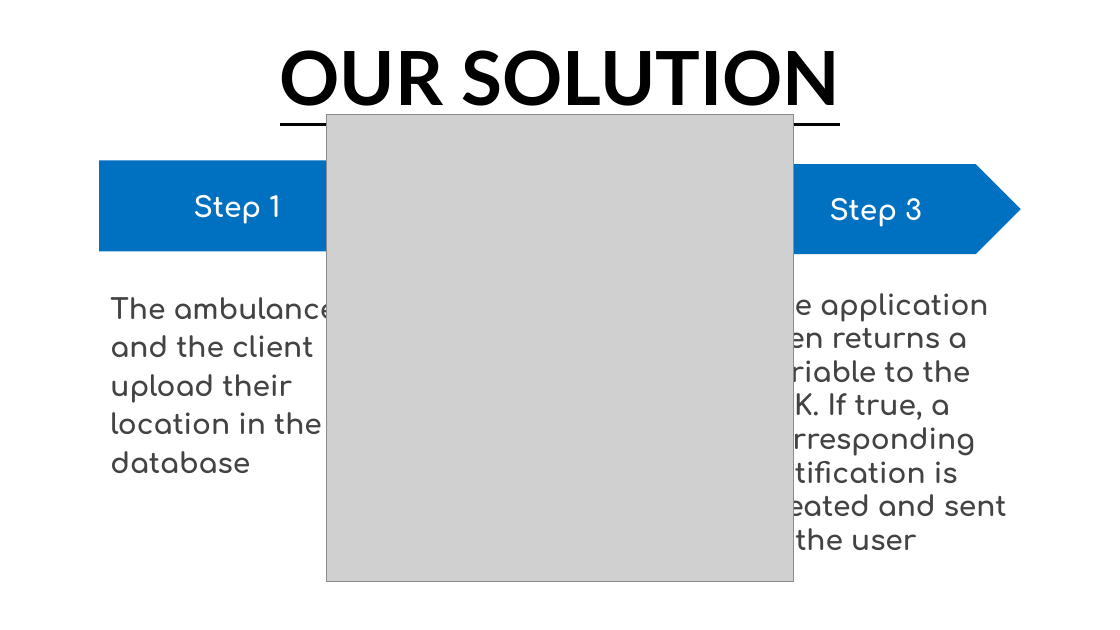
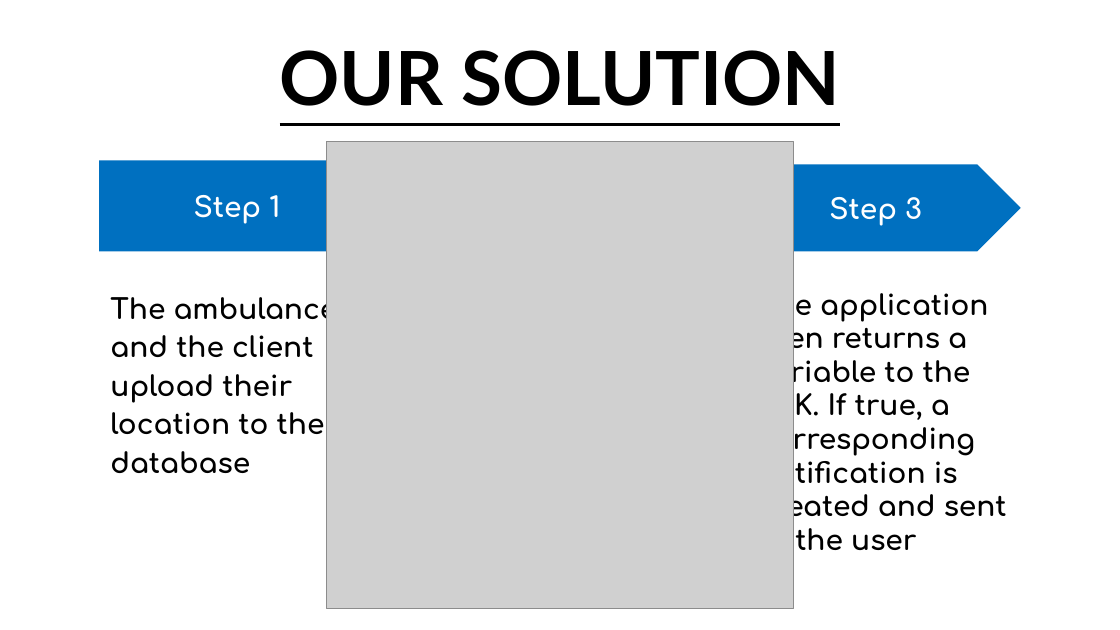
Before and after one commit to rajatagarwal457/Cisco-talent-outreach, a slide deck: slide 2 of Status report.pptx (slide 5 before the commit). Drawn at 1120x630 pixels with LibreOffice and Linux fonts; fonts in the diff are those of the drawing; grey boxes stand for pictures. Boxes give left, top, right and bottom in pixels: in the first picture for what was removed or moved away, otherwise in the second. Text is boxed around its words. In the diff, an @@ line names an element or a change of style, - is before the commit and + after.

Commit message:
added final PPT

```diff
--- a/Status report.pptx
+++ b/Status report.pptx
@@ picture: place and size @@
-picture at [326,114,793,581]
+picture at [326,141,793,608]
@@ text at [110,287,338,473]: text changed; text colour #434343 to #000000 @@
-The ambulance and the client upload their location in the database
+The ambulance and the client upload their location to the database
@@ text "The application then returns a ..." at [757,283,1007,550]: text colour #434343 to #000000 @@
```
Also in this commit, not shown: 1 other slide changed, 4 slides removed.
